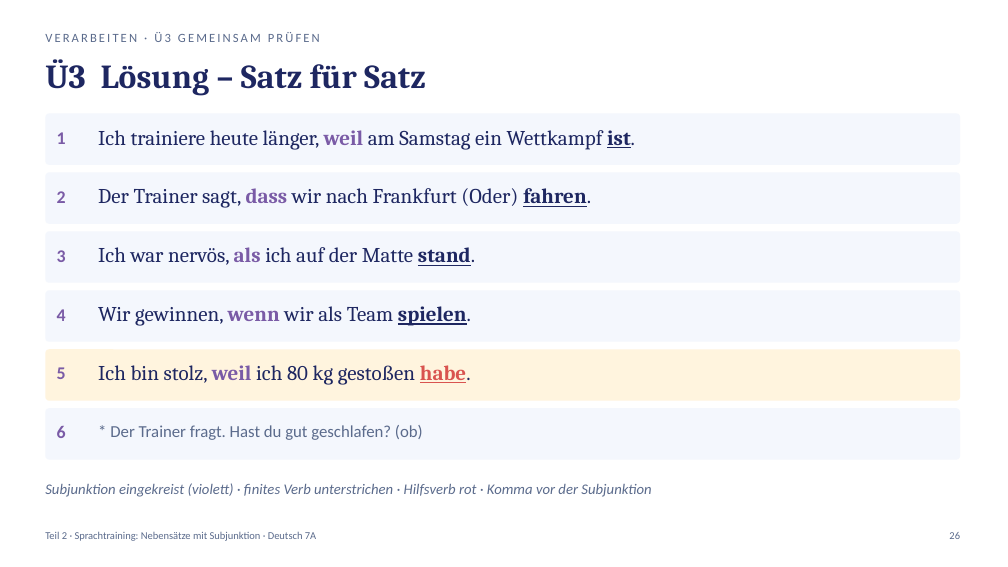
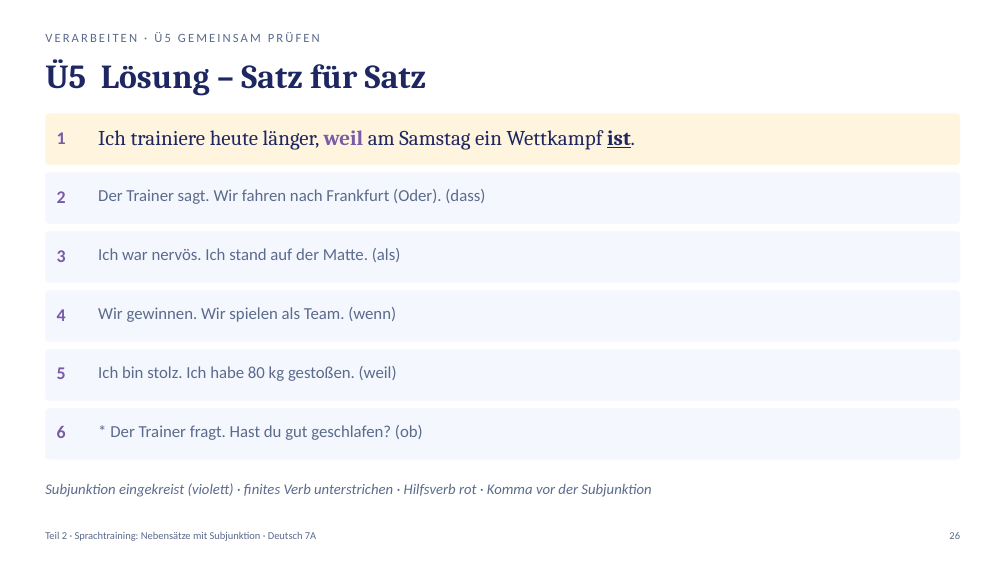
Before and after one commit to golzkonstantin-gif/Schule, a slide deck: slide 26 of Deutsch_7A/Balladen/Woche2/Mittwoch_04-11_Deutsch_7A.pptx. Drawn at 1008x567 pixels with LibreOffice and Linux fonts; fonts in the diff are those of the drawing. Boxes give left, top, right and bottom in pixels: in the first picture for what was removed or moved away, otherwise in the second. Text is boxed around its words. In the diff, an @@ line names an element or a change of style, - is before the commit and + after.

```diff
--- a/Deutsch_7A/Balladen/Woche2/Mittwoch_04-11_Deutsch_7A.pptx
+++ b/Deutsch_7A/Balladen/Woche2/Mittwoch_04-11_Deutsch_7A.pptx
@@ text at bbox=[45, 59, 427, 96]: text changed @@
-Ü3 Lösung – Satz für Satz
+Ü5 Lösung – Satz für Satz
@@ text at bbox=[45, 32, 320, 42]: text changed @@
-VERARBEITEN · Ü3 GEMEINSAM PRÜFEN
+VERARBEITEN · Ü5 GEMEINSAM PRÜFEN
@@ rounded rectangle at bbox=[45, 113, 960, 165]: fill #F4F7FD to #FFF4DE @@
@@ text at bbox=[98, 189, 485, 204]: text changed; size 20 to 16 pt; font Cambria to Calibri; text colour #1E2761 to #5B6B8C @@
-Der Trainer sagt, dass wir nach Frankfurt (Oder) fahren.
+Der Trainer sagt. Wir fahren nach Frankfurt (Oder). (dass)
@@ text at bbox=[98, 248, 401, 262]: text changed; size 20 to 16 pt; font Cambria to Calibri; text colour #1E2761 to #5B6B8C @@
-Ich war nervös, als ich auf der Matte stand.
+Ich war nervös. Ich stand auf der Matte. (als)
@@ text at bbox=[98, 307, 396, 322]: text changed; size 20 to 16 pt; font Cambria to Calibri; text colour #1E2761 to #5B6B8C @@
-Wir gewinnen, wenn wir als Team spielen.
+Wir gewinnen. Wir spielen als Team. (wenn)
@@ rounded rectangle at bbox=[45, 349, 960, 401]: fill #FFF4DE to #F4F7FD @@
@@ text at bbox=[98, 366, 397, 381]: text changed; size 20 to 16 pt; font Cambria to Calibri; text colour #1E2761 to #5B6B8C @@
-Ich bin stolz, weil ich 80 kg gestoßen habe.
+Ich bin stolz. Ich habe 80 kg gestoßen. (weil)
```
Also in this commit, not shown: 25 other slides changed, 4 slides added, 2 slides removed, 24 other files.
